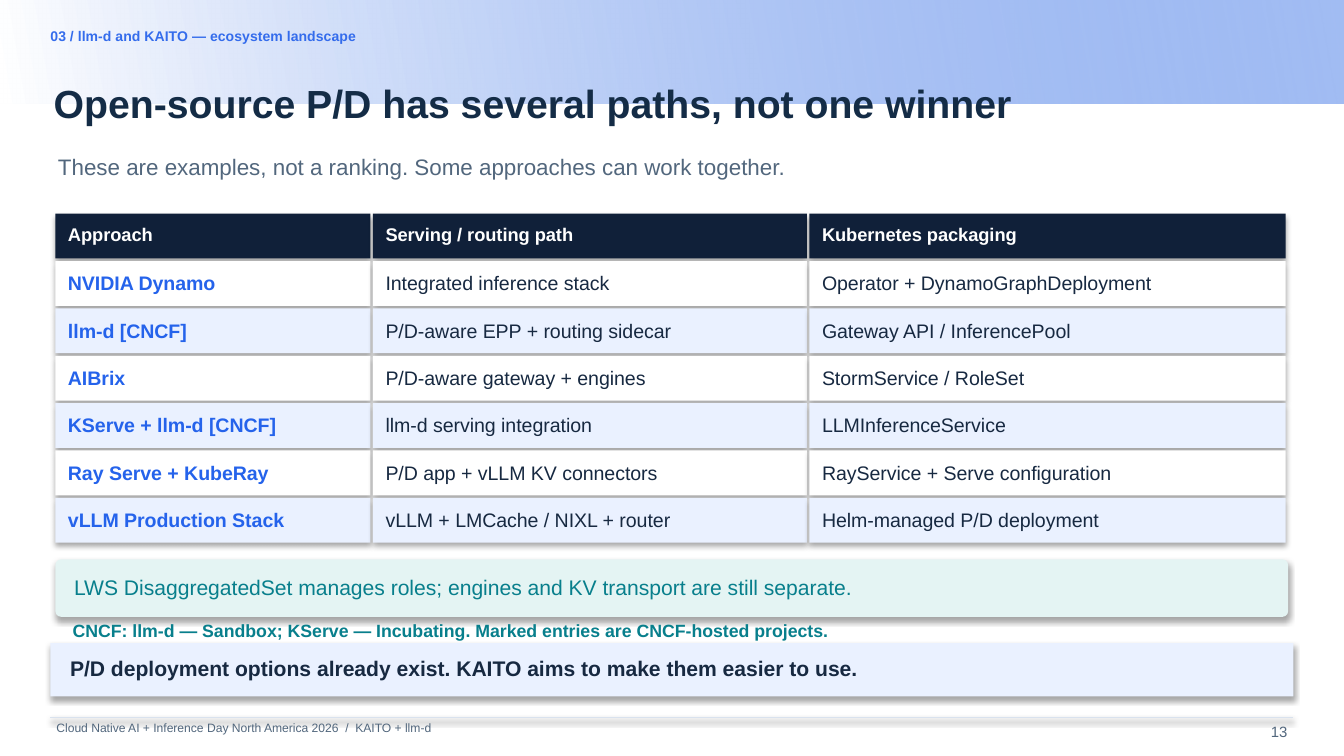
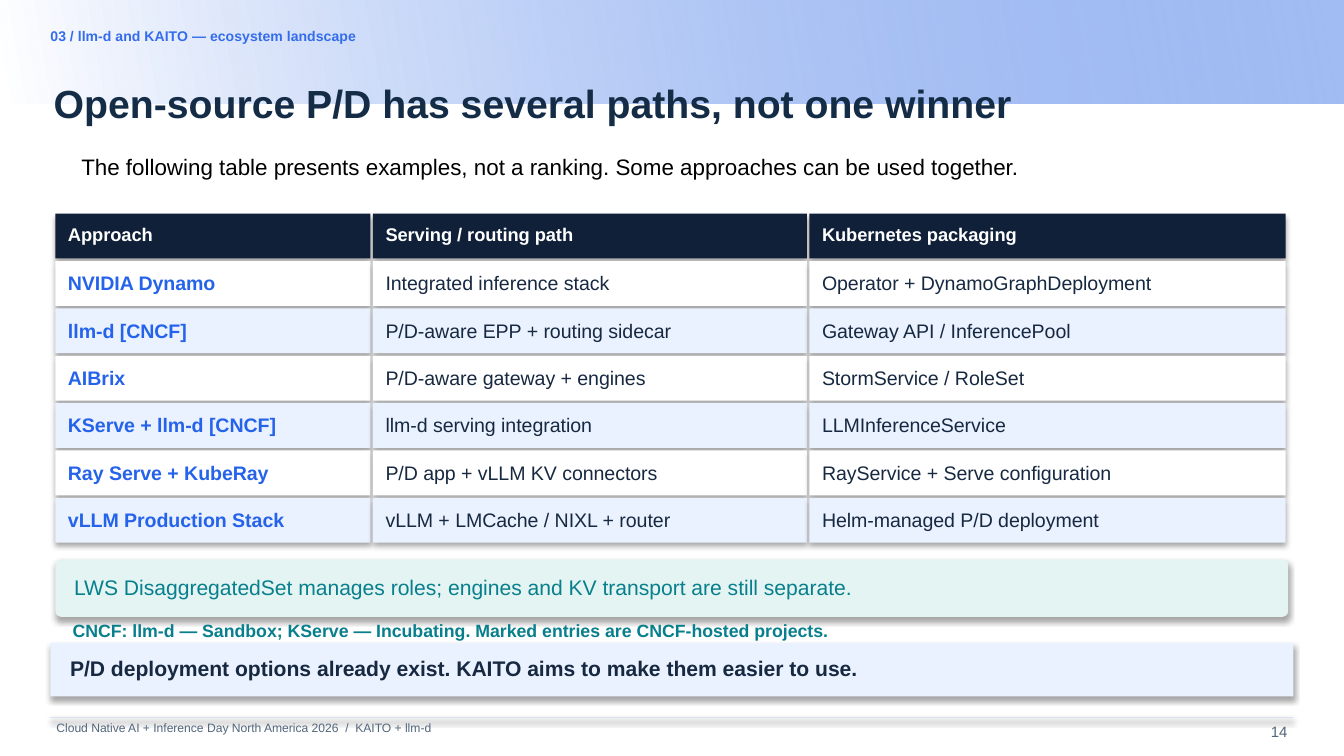
Before and after one commit to andyzhangx/demo, a slide deck: slide 14 of llm/pd-disaggregation/kubecon-na-2026-pd-disaggregation-kaito-llmd.pptx (slide 13 before the commit). Drawn at 1344x756 pixels with LibreOffice and Linux fonts; fonts in the diff are those of the drawing; background and template pictures are left out. Boxes give left, top, right and bottom in pixels: in the first picture for what was removed or moved away, otherwise in the second. Text is boxed around its words. In the diff, an @@ line names an element or a change of style, - is before the commit and + after.

```diff
--- a/llm/pd-disaggregation/kubecon-na-2026-pd-disaggregation-kaito-llmd.pptx
+++ b/llm/pd-disaggregation/kubecon-na-2026-pd-disaggregation-kaito-llmd.pptx
@@ text at (81,158,1018,180): text changed; text colour #52677D to #000000 @@
-These are examples, not a ranking. Some approaches can work together.
+The following table presents examples, not a ranking. Some approaches can be used together.
@@ page number at (1271,726,1288,737): text changed @@
-13
+14
```
Also in this commit, not shown: 9 other slides changed, 1 slide added.
